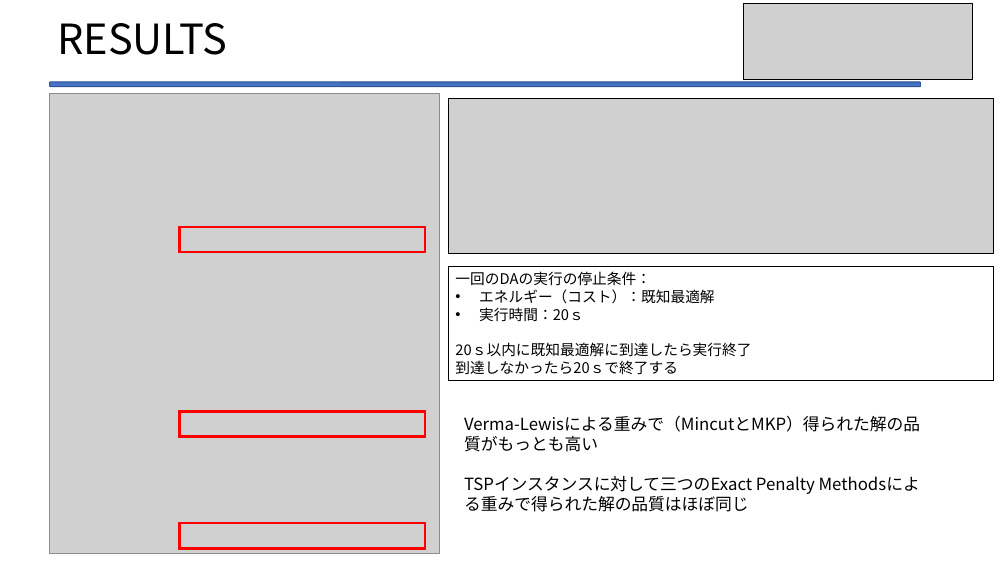
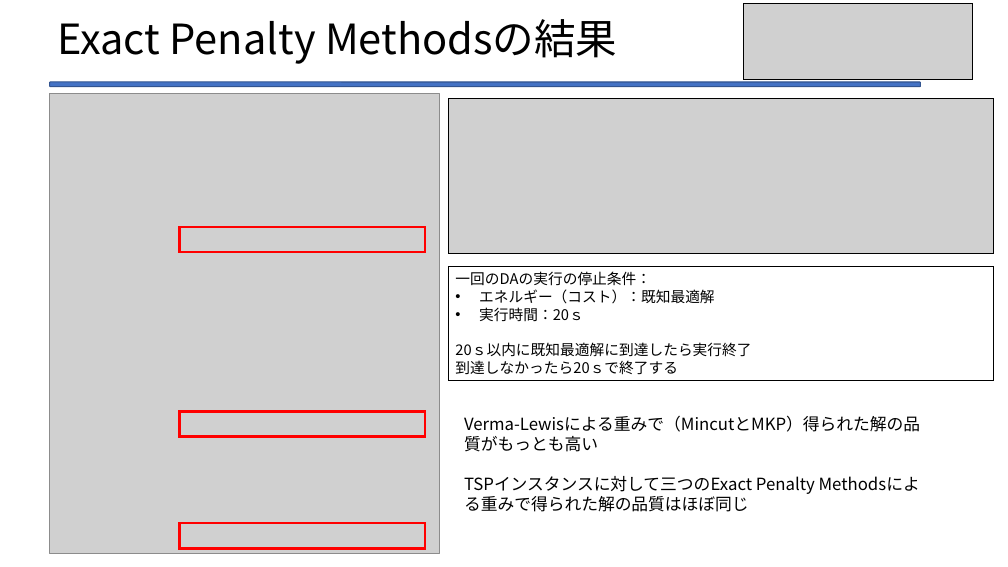
Before and after one commit to Legolas9999/zemi, a slide deck: slide 45 of lcj_ron_zemi2.pptx (slide 43 before the commit). Drawn at 1008x567 pixels with LibreOffice and Linux fonts; fonts in the diff are those of the drawing; grey boxes stand for pictures. Boxes give left, top, right and bottom in pixels: in the first picture for what was removed or moved away, otherwise in the second. Text is boxed around its words. In the diff, an @@ line names an element or a change of style, - is before the commit and + after.

```diff
--- a/lcj_ron_zemi2.pptx
+++ b/lcj_ron_zemi2.pptx
@@ title at (57,19,617,64): text changed @@
-RESULTS
+Exact Penalty Methodsの結果
```
Also in this commit, not shown: 5 other slides changed, 3 slides added, 1 slide removed.
